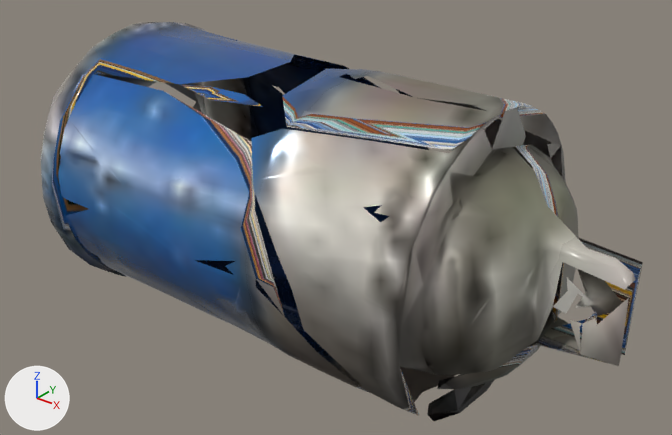
One commit to the glTF model assets/items3d/metall-spraydose.glb: the scene before it, then after it.
One viewpoint serves both versions: a 50 mm camera at (0.1197, -0.1405, 0.1181) aimed at (0.007, 0.0003, 0.0308). Lighting does not change. The marker at lower left points along +X, +Y and +Z. The older version comes first.

The scene before the commit, as lines of its bpy script (objects in view):
```python
me_metall_spraydose = bpy.data.meshes.new('metall-spraydose')
me_metall_spraydose.from_pydata(...)  # 1376 vertices, 2504 faces; spans x -0.057..0.0732, y -0.032..0.0324, z -0.0006..0.0641
me_metall_spraydose.materials.append(mat_metall_spraydose)
ob_metall_spraydose = bpy.data.objects.new('metall-spraydose', me_metall_spraydose)
ob_metall_spraydose.location = (0.0, 0.0, 0.0)
```
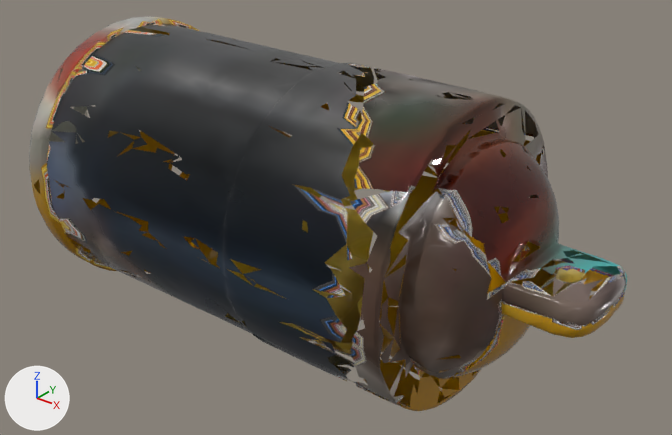
The change in detail:
me_metall_spraydose is used by ob_metall_spraydose; location (0.0, 0.0, 0.0).
me_metall_spraydose had 1376 vertices, 2504 faces and spanned x -0.057..0.0732, y -0.032..0.0324, z -0.0006..0.0641.
me_metall_spraydose now has 4765 vertices, 7994 faces and spans x -0.061..0.0697, y -0.0319..0.0322, z 0.0..0.0643.
me_metall_spraydose part 1: the loose piece of 482 vertices spanning x -0.057..0.0214, y -0.032..0.0324, z -0.0006..0.0641 is rebuilt with 4571 vertices and now spans x -0.061..0.0697, y -0.0319..0.0322, z 0.0..0.0643.
me_metall_spraydose part 2: the loose piece of 340 vertices spanning x -0.0472..0.0369, y -0.0314..0.031, z 0.0006..0.0572 is deleted.
me_metall_spraydose part 3: the loose piece of 204 vertices spanning x 0.0035..0.0728, y -0.0314..0.0105, z 0.0086..0.0629 is deleted.
me_metall_spraydose part 4: the loose piece of 13 vertices spanning x 0.0576..0.0726, y -0.0034..0.0035, z 0.022..0.042 is deleted.
me_metall_spraydose part 5: 337 vertices removed from x 0.0028..0.0732, y -0.018..0.0317, z 0.0009..0.0634; 96 vertices added at x -0.0078..0.053, y -0.0295..0.0314, z 0.0007..0.062.
Other edits to the shape of me_metall_spraydose do not show in these pictures.

Changed parts and their boxes (x1, y1, x2, y2) in the pictures (672 x 435 px):
'metall-spraydose', reshaped: before (41, 22, 643, 421); after (29, 16, 627, 411)
part 1 of me_metall_spraydose, rebuilt: before (41, 22, 429, 277); after (29, 16, 627, 411)
part 2 of me_metall_spraydose, deleted (blue): before (58, 74, 456, 402)
part 3 of me_metall_spraydose, deleted: before (251, 105, 636, 415)
part 4 of me_metall_spraydose, deleted: before (551, 237, 643, 355)
part 5 of me_metall_spraydose, reshaped: before (282, 69, 629, 421); after (297, 96, 559, 355)
